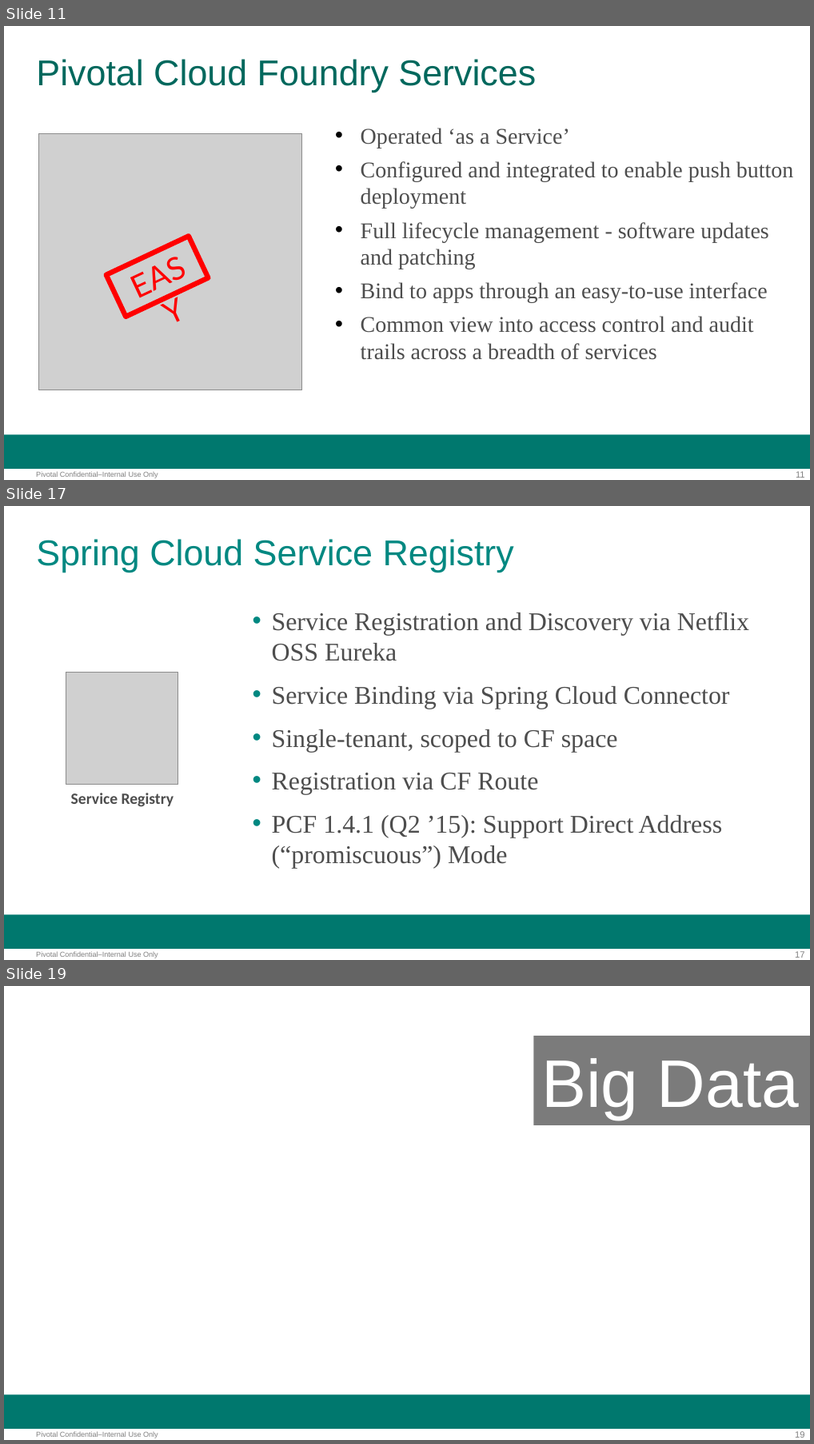
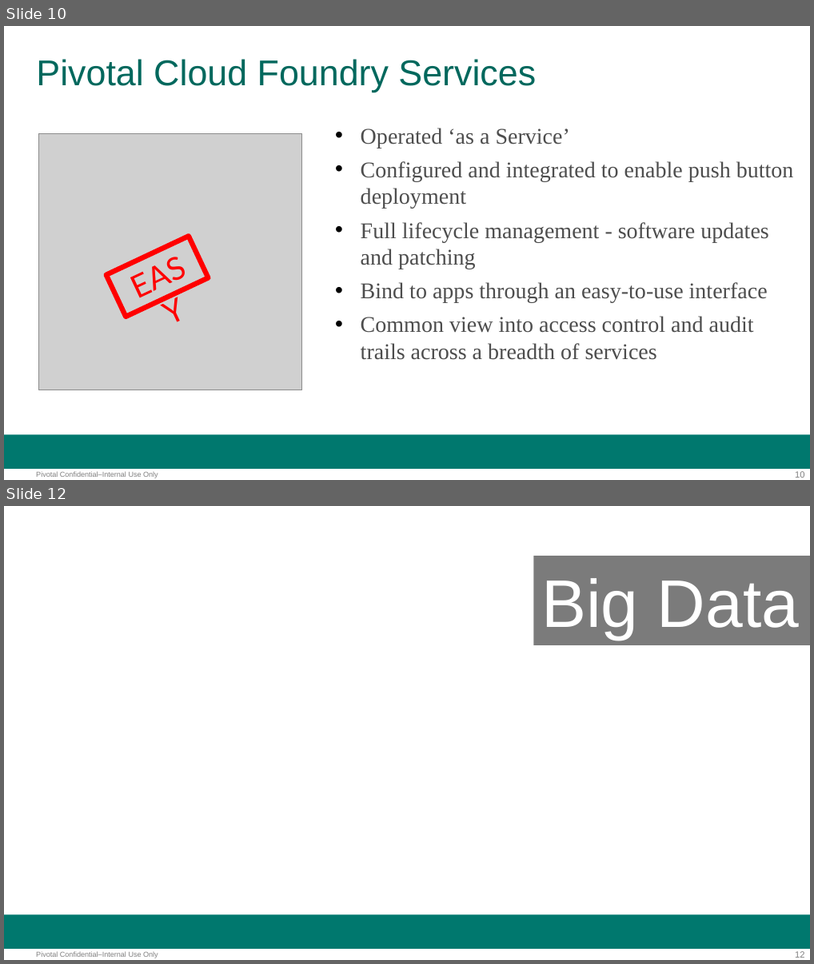
Before and after one commit to adamzwickey/PCF-Bootcamp-VZ, a slide deck: presentations/MarketplaceOverview.pptx. Shown one above the other, each under a label of ours: slides 11, 17 and 19 before the commit, slides 10 and 12 after it; the slides between them are not shown. The pictures are 814x1444 and 814x964 pixels, drawn with LibreOffice and Linux fonts; fonts in the diff are those of the drawing; grey boxes stand for pictures; background and template pictures are left out. Boxes give left, top, right and bottom in pixels: in the first picture for what was removed or moved away, otherwise in the second. Text is boxed around its words. In the diff, an @@ line names an element or a change of style, - is before the commit and + after.

```diff
--- a/presentations/MarketplaceOverview.pptx
+++ b/presentations/MarketplaceOverview.pptx
@@ slide 17 removed at [4,506,810,960], background #FFFFFF; not listed: 3 template elements that a slide beside it also shows @@
@@ title removed at [36,539,514,572] @@
-Spring Cloud Service Registry
@@ text removed at [272,612,750,868] @@
-• Service Registration and Discovery via Netflix OSS Eureka
-• Service Binding via Spring Cloud Connector
-• Single-tenant, scoped to CF space
-• Registration via CF Route
-• PCF 1.4.1 (Q2 ’15): Support Direct Address (“promiscuous”) Mode
@@ picture removed at [66,672,178,784] @@
@@ text removed at [71,792,174,807] @@
-Service Registry
@@ what was slide 11 is now slide 10 @@
@@ page number at [795,471,805,477]: text changed @@
-11
+10
@@ what was slide 19 is now slide 12 @@
@@ page number at [795,951,805,957]: text changed @@
-19
+12
```
Also in this commit, not shown: 3 slides changed, 6 other slides removed, 1 other file.
